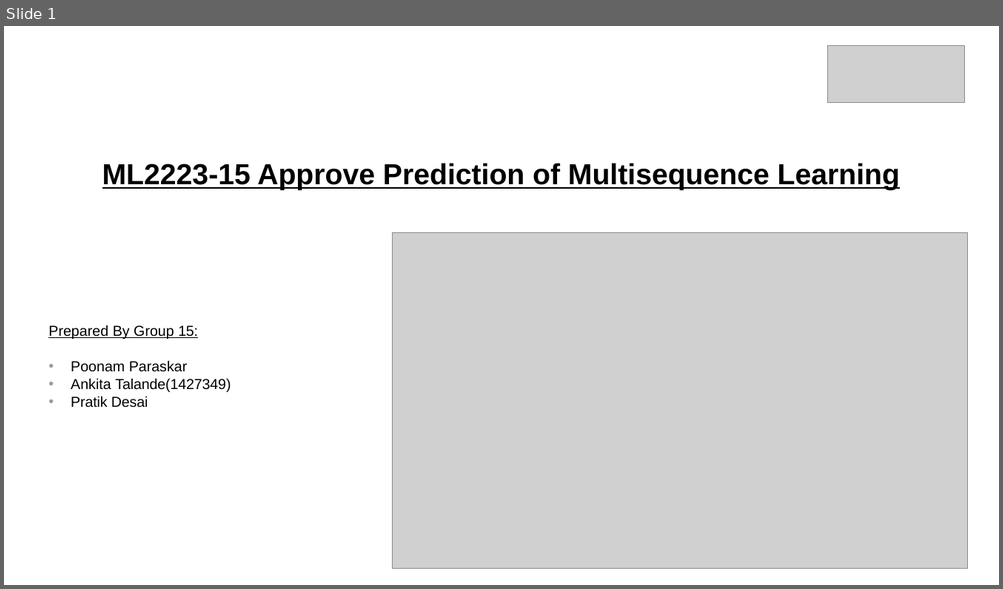
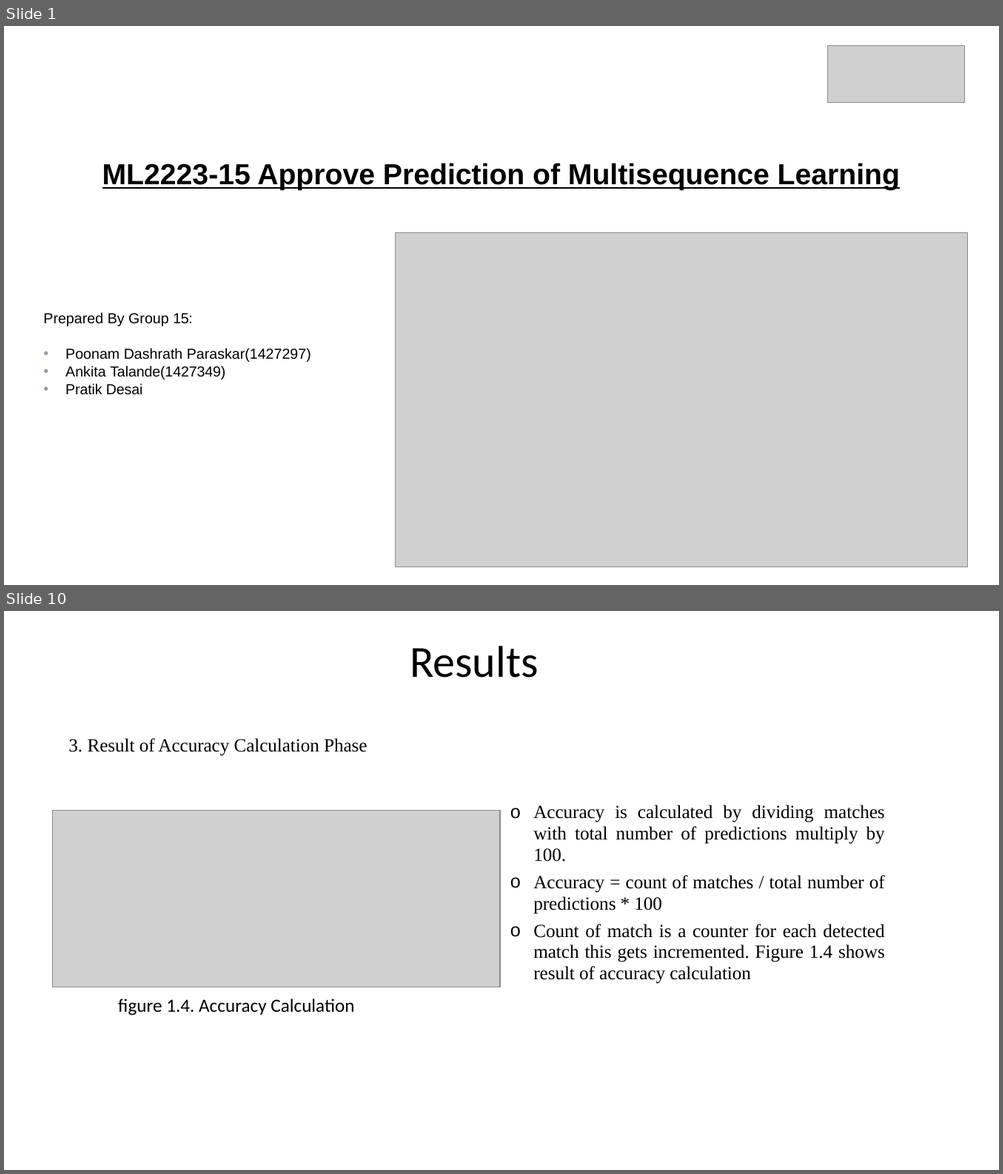
Before and after one commit to ddobric/neocortexapi, a slide deck: source/MySEProject/Documentation/ML2223_15 Approve Prediction of Multisequence Learning.pptx. Shown one above the other, each under a label of ours: slide 1 before the commit, slides 1 and 10 after it; the slides between them are not shown. The pictures are 1003x589 and 1003x1174 pixels, drawn with LibreOffice and Linux fonts; fonts in the diff are those of the drawing; grey boxes stand for pictures. Boxes give left, top, right and bottom in pixels: in the first picture for what was removed or moved away, otherwise in the second. Text is boxed around its words. In the diff, an @@ line names an element or a change of style, - is before the commit and + after.

Commit message:
Modified presentation and added Introduction, methodology, result and conclusion

```diff
--- a/source/MySEProject/Documentation/ML2223_15 Approve Prediction of Multisequence Learning.pptx
+++ b/source/MySEProject/Documentation/ML2223_15 Approve Prediction of Multisequence Learning.pptx
@@ slide 10 added at (4, 611, 999, 1170), background #FFFFFF @@
@@ text added at (410, 646, 538, 678), 42.9 pt, text #000000 @@
+Results
@@ text added at (68, 738, 367, 756), 18 pt, text #000000 @@
+3. Result of Accuracy Calculation Phase
@@ text added at (533, 805, 885, 984), 18 pt, text #000000 @@
+o Accuracy is calculated by dividing matches with total number of predictions multiply by 100.
+o Accuracy = count of matches / total number of predictions * 100
+o Count of match is a counter for each detected match this gets incremented. Figure 1.4 shows result of accuracy calculation
@@ picture added at (53, 811, 500, 988) @@
@@ text added at (118, 999, 354, 1016), 18 pt, text #000000 @@
+figure 1.4. Accuracy Calculation
@@ slide 1 changed as well @@
@@ picture: place and size @@
-picture at (392, 232, 967, 569)
+picture at (395, 232, 968, 568)
@@ subtitle "Prepared By Group 15:": place and size @@
-subtitle "Prepared By Group 15:" at (48, 325, 230, 408)
+subtitle "Prepared By Group 15:" at (43, 312, 311, 395)
@@ subtitle at (43, 312, 193, 326): underline off in "Prepared By Group 15:" @@
@@ subtitle at (65, 348, 311, 362): text changed @@
-• Poonam Paraskar
+• Poonam Dashrath Paraskar(1427297)
```
Also in this commit, not shown: 2 other slides changed, 8 other slides added, 7 slides removed.
